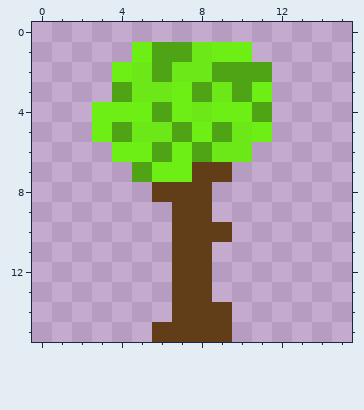
Pixel-art sprite: gamedev-utils/src/resources/trees/tree_oak_1.png. That is the earlier state.
The file is 16x16 pixels.
The result:
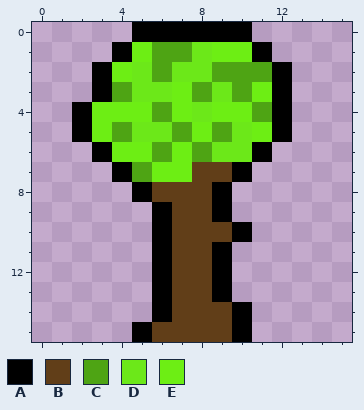
Palette (. is transparent): A #000000  B #613e18  C #4ea414  D #6ce819  E #6dee14
Difference:
Changed rows in their new state; - is an unchanged pixel.
first column x 2:
 0 ---AAAAAA--
 1 --A------A-
 2 -A--------A
 3 -A--------A
 4 A---------A
 5 A---------A
 6 -A-------A-
 7 --A-----A--
 8 ---A---A---
 9 ----A--A---
10 ----A---A--
11 ----A--A---
12 ----A--A---
13 ----A--A---
14 ----A---A--
15 ---A----A--
Where, in picture pixels (left, top, right, bottom), the same in both pictures:
added: (72, 22, 292, 342)
